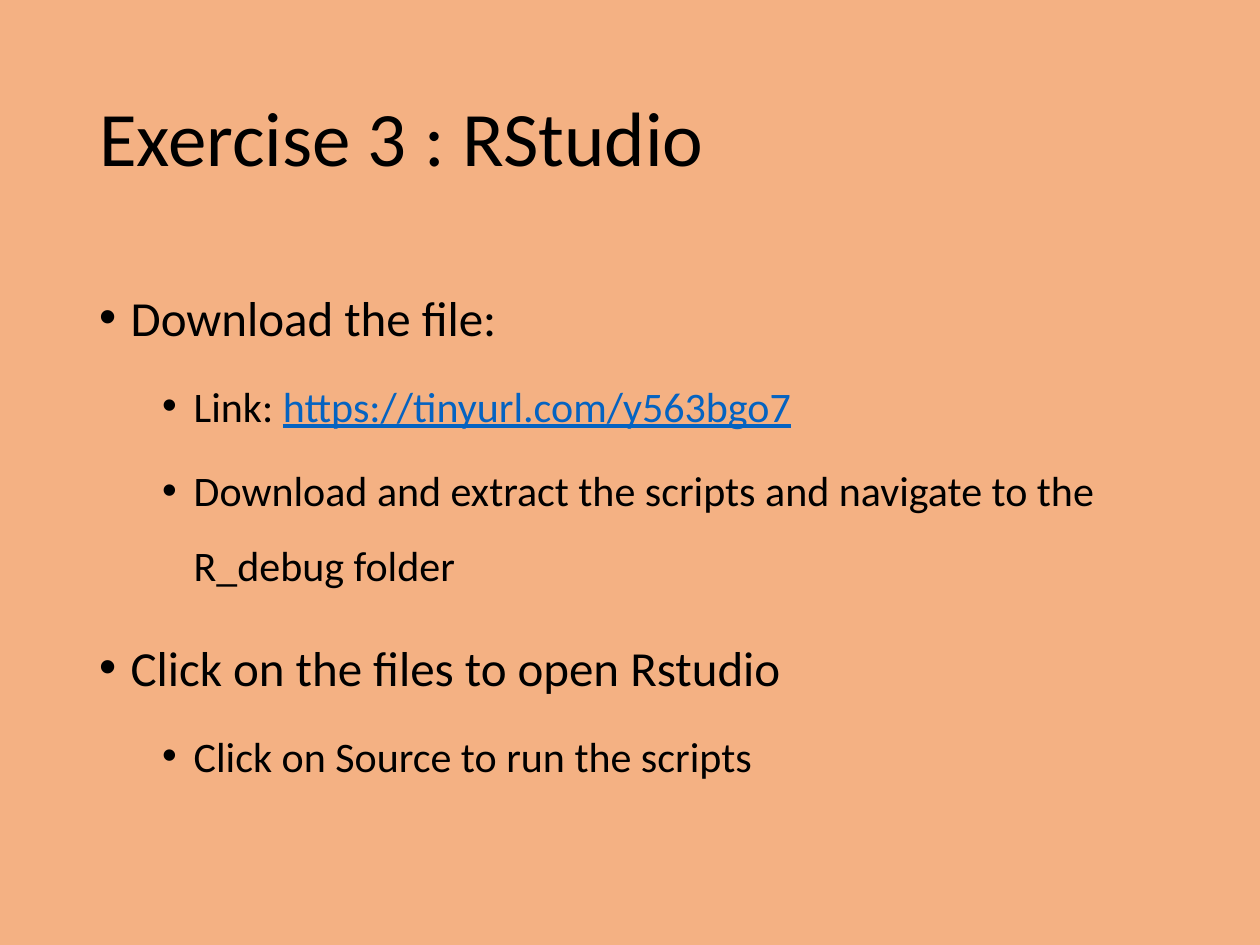
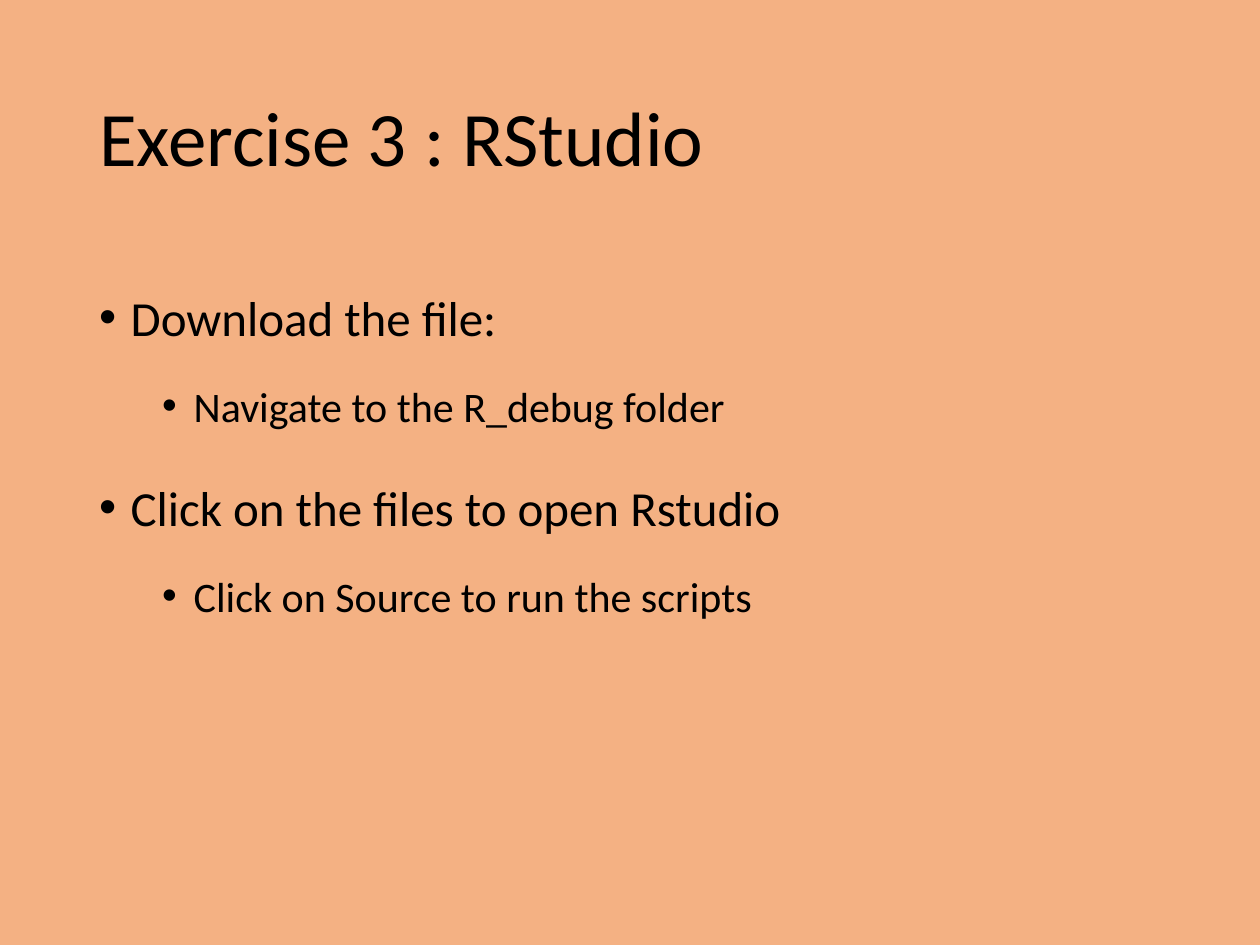
Before and after one commit to PrincetonUniversity/intro_debugging, a slide deck: slide 13 of 01_overview/Introduction_To_Debugging.pptx (slide 7 before the commit). Drawn at 1260x945 pixels with LibreOffice and Linux fonts; fonts in the diff are those of the drawing. Boxes give left, top, right and bottom in pixels: in the first picture for what was removed or moved away, otherwise in the second. Text is boxed around its words. In the diff, an @@ line names an element or a change of style, - is before the commit and + after.

```diff
--- a/01_overview/Introduction_To_Debugging.pptx
+++ b/01_overview/Introduction_To_Debugging.pptx
@@ text at (194,392,724,430): text changed @@
-  • Link: https://tinyurl.com/y563bgo7
-  • Download and extract the scripts and navigate to the R_debug folder
+  • Navigate to the R_debug folder
```
Also in this commit, not shown: 7 other slides changed, 6 slides added, 4 other files.
